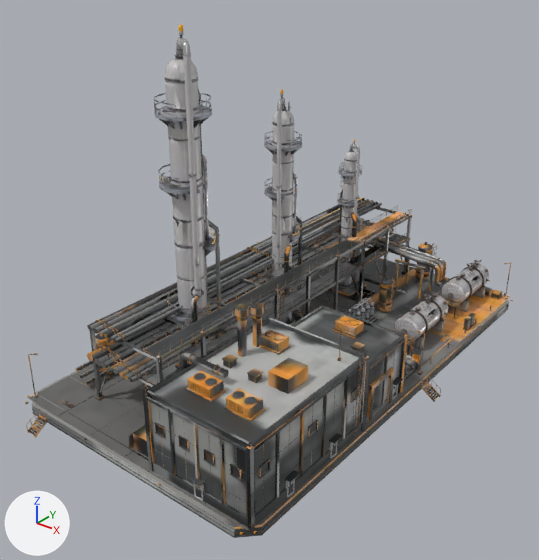
Renders of the glTF model Scene3D/assets/buildings/refinery.lite.glb from each side of a commit.
Before and after are seen from a camera (50 mm lens) standing at (61.5, -84.0, 61.4) and looking at (0.8, -8.0, 14.3). The axes (+X, +Y, +Z) are drawn at lower left. The lights are the same throughout. The picture after the commit comes second. Where no turn or scale is listed for an object, it has been applied to the vertices. Vertices at exactly the same position are counted once.

Names of what the first picture shows: 'hull', 'parts_colony-distColumn', 'parts_colony-htankSkid' and 4 more.
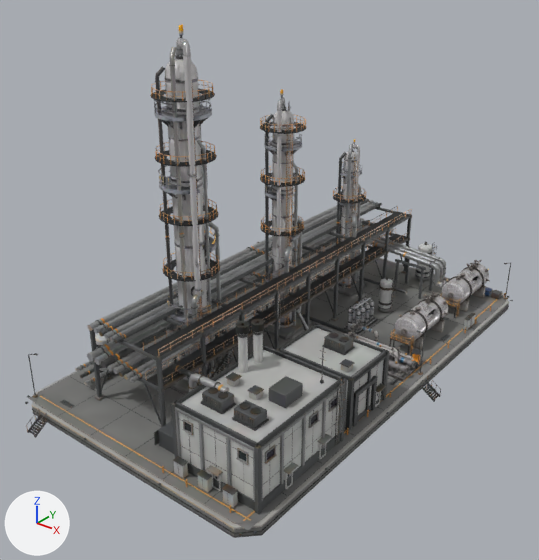
Where the newer file only moved an object's origin or applied its transform, the numbers keep the older frame.

Pixel boxes [x1, y1, x2, y2] of what changed, in the pictures (539 x 560 px):
'hull', reshaped (9% taller): before [25, 89, 513, 538]; after [25, 47, 513, 538]
part 1 of me_hull, deleted: before [128, 303, 408, 531]
part 2 of me_hull, cut back: before [92, 200, 446, 378]; after [92, 47, 446, 514]
part 3 of me_hull, surface changed: [25, 94, 513, 538] in both

Patch to the scene script:
```diff
--- a/Scene3D/assets/buildings/refinery.lite.glb.py
+++ b/Scene3D/assets/buildings/refinery.lite.glb.py
@@ me_hull @@
 # used by ob_hull; location = (1.4, -1.4, 20.6)
-me_hull.from_pydata(...)  # 28991 vertices, 50577 faces; spans x -22.6..22.6, y -38.6..38.6, z -22.3..22.3
+me_hull.from_pydata(...)  # 40347 vertices, 68152 faces; spans x -22.6..22.6, y -38.6..38.6, z -22.3..27.0
+# me_hull part 1: 369 loose pieces with 6503 vertices, spanning x -1.9..20.0, y -35.4..-0.3, z -20.6..-2.7, are deleted
+# me_hull part 2: 84 vertices moved within x -18.4..18.2, y -28.9..35.6, z -20.6..10.3; 533 vertices removed from x -18.8..18.3, y -30.1..36.4, z -20.8..12.3; 18216 vertices added at x -18.8..19.0, y -33.5..36.4, z -20.9..27.0
+# me_hull part 3: 36176 kept faces spanning x -22.6..22.6, y -38.6..38.6, z -22.3..22.3 get new texture (UV) coordinates
+# other edits to the shape of me_hull do not show in these pictures
 me_hull.materials.append(mat_refinery)
```
